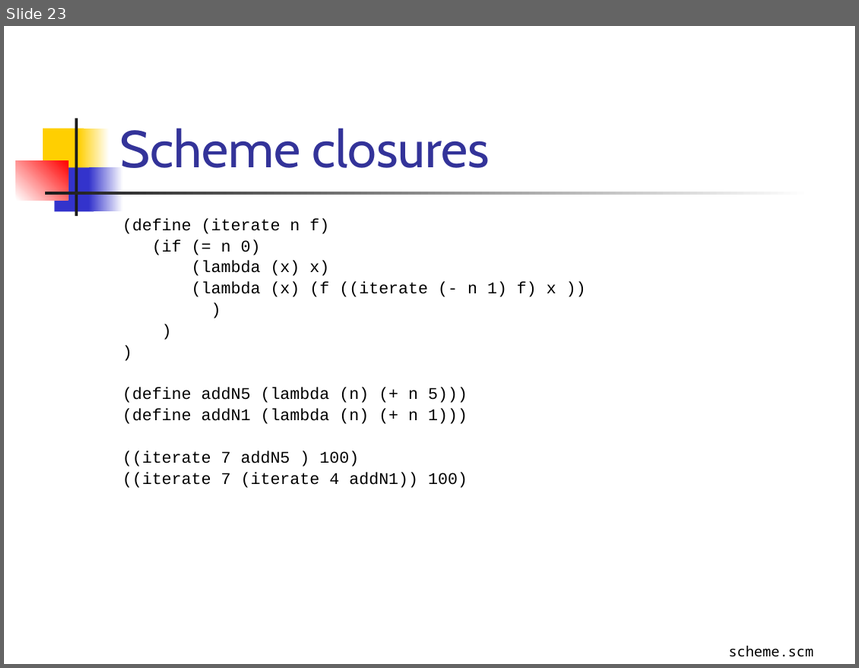
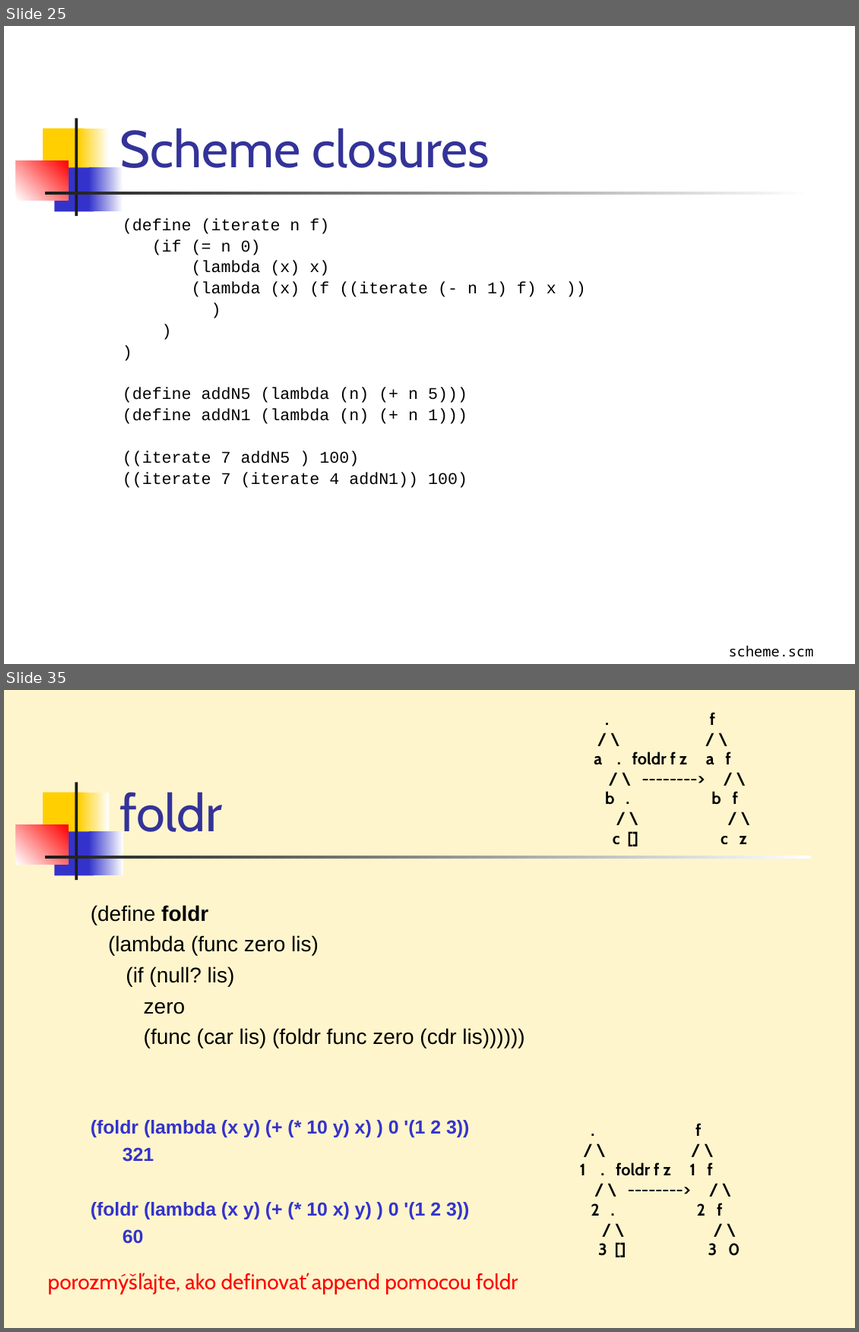
Before and after one commit to Funkcionalne/Prednasky, a slide deck: 01/01_fpro.ppt. Shown one above the other, each under a label of ours: slide 23 before the commit, slides 25 and 35 after it; the slides between them are not shown. The pictures are 859x668 and 859x1332 pixels, drawn with LibreOffice and Linux fonts; fonts in the diff are those of the drawing. Boxes give left, top, right and bottom in pixels: in the first picture for what was removed or moved away, otherwise in the second. Text is boxed around its words. In the diff, an @@ line names an element or a change of style, - is before the commit and + after.

```diff
--- a/01/01_fpro.ppt
+++ b/01/01_fpro.ppt
@@ slide 35 added at <box>4,690,855,1328</box>, background #FFF5CC; not listed: 7 template elements that a slide beside it also shows @@
@@ text added at <box>594,712,747,845</box>, 14 pt, text #000000, bold @@
+. f
+/ \ / \
+a . foldr f z a f
+/ \ --------> / \
+b . b f
+/ \ / \
+c [] c z
@@ title added at <box>120,792,222,843</box>, 44 pt, text #333399 @@
+foldr
@@ text added at <box>91,905,525,1244</box>, 18 pt, text #000000 @@
+(define foldr
+(lambda (func zero lis)
+(if (null? lis)
+zero
+(func (car lis) (foldr func zero (cdr lis))))))
+(foldr (lambda (x y) (+ (* 10 y) x) ) 0 '(1 2 3))
+321
+(foldr (lambda (x y) (+ (* 10 x) y) ) 0 '(1 2 3))
+60
@@ text added at <box>580,1123,740,1256</box>, 14 pt, text #000000, bold @@
+. f
+/ \ / \
+1 . foldr f z 1 f
+/ \ --------> / \
+2 . 2 f
+/ \ / \
+3 [] 3 0
@@ text added at <box>185,1274,518,1295</box>, 18 pt, text #FF0000 @@
+porozmýšľajte, ako definovať append pomocou foldr
@@ what was slide 23 is now slide 25 @@
```
Also in this commit, not shown: 2 slides changed, 16 other slides added, 1 other file.
